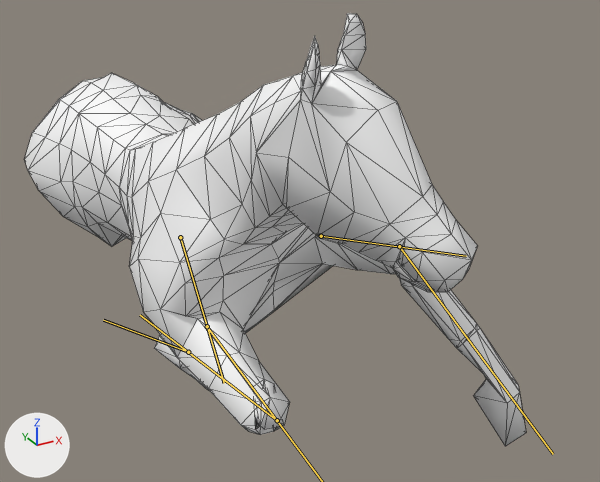
Before and after pictures for a commit that changed the glTF model Contents/mods/HorseMod/common/media/anims_X/Horse/Horse_Idle_LyingToStanding.glb.
One viewpoint serves both versions: a camera (50 mm lens) standing at (-0.519, -1.66, 0.785) and looking at (0.197, -0.357, 0.134). Arrows for +X, +Y and +Z are at lower left; the lights stay in place. Both versions are drawn at frame 12 of the action 'Horse_Idle_LyingToStanding'; the numbers are the values there. The bones that change are drawn over the model as lines. Mesh edges are drawn as thin lines.

Names of what the first picture shows: 'GEO-Horse'.
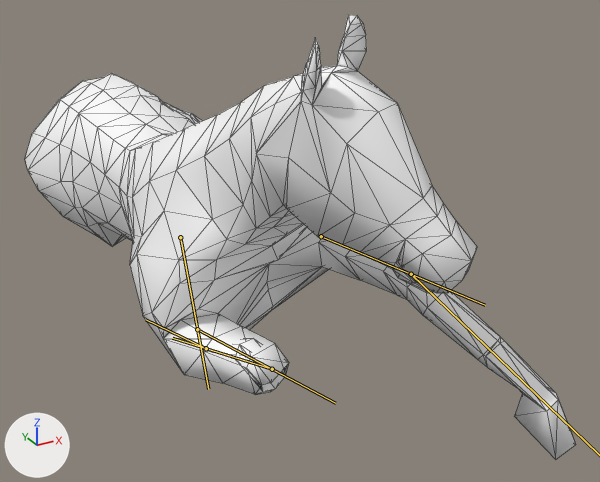
Boxes [x1, y1, x2, y2] around the edits, measured in the pictures (600 x 482 px):
'GEO-Horse', posed (10% wider)
    before: [25, 13, 526, 446]
    after: [25, 15, 576, 460]
bone 'DEF_Radius.L', root to tip
    before: (321, 236) to (466, 256)
    after: (321, 236) to (485, 305)
bone 'DEF_Shoulder.R', root to tip
    before: (180, 237) to (224, 383)
    after: (180, 237) to (208, 389)
bone 'DEF_FrontCannon.R', root to tip
    before: (277, 420) to (140, 315)
    after: (272, 369) to (172, 338)
bone 'DEF_FrontHoof.R', root to tip
    before: (188, 352) to (103, 320)
    after: (206, 348) to (145, 319)

The change in detail:
Bone 'DEF_Radius.L' (bone_def_radius_l) turns from (-103, -3, 25) to (-89, -3, 23) degrees about its own x, y and z.
Bone 'DEF_FrontCannon.L' (bone_def_frontcannon_l) turns from (66, 2, -3) to (35, 1, -2) degrees about its own x, y and z.
Bone 'DEF_Shoulder.R' (bone_def_shoulder_r) turns from (-16, -10, 38) to (-16, -8, 44) degrees about its own x, y and z.
Bone 'DEF_Radius.R' (bone_def_radius_r) turns from (-61, -7, 27) to (-88, 4, -23) degrees about its own x, y and z.
Bone 'DEF_FrontCannon.R' (bone_def_frontcannon_r) turns from (161, -6, 1) to (165, -6, 1) degrees about its own x, y and z.
Bone 'DEF_FrontHoof.R' (bone_def_fronthoof_r) turns from (48, -15, -32) to (61, 4, -1) degrees about its own x, y and z.
